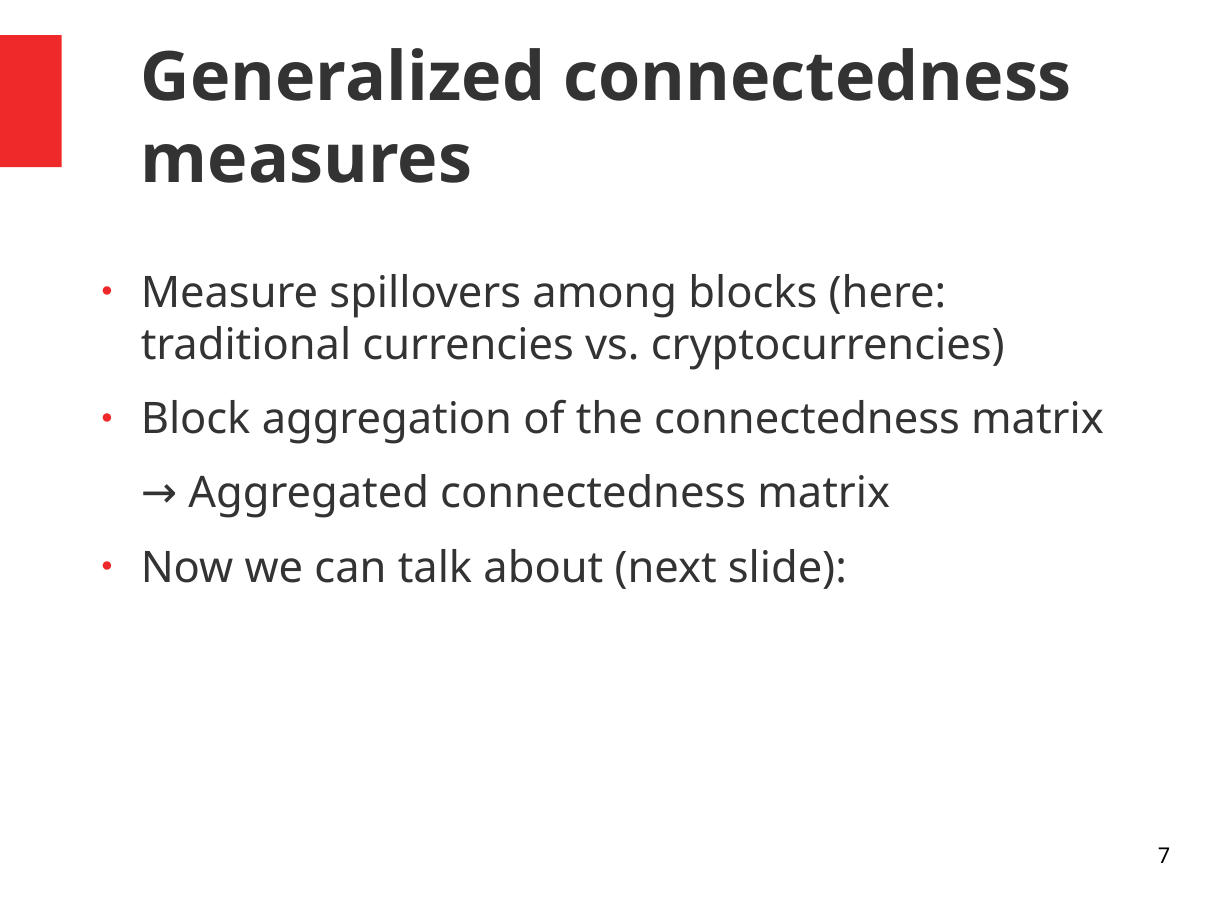
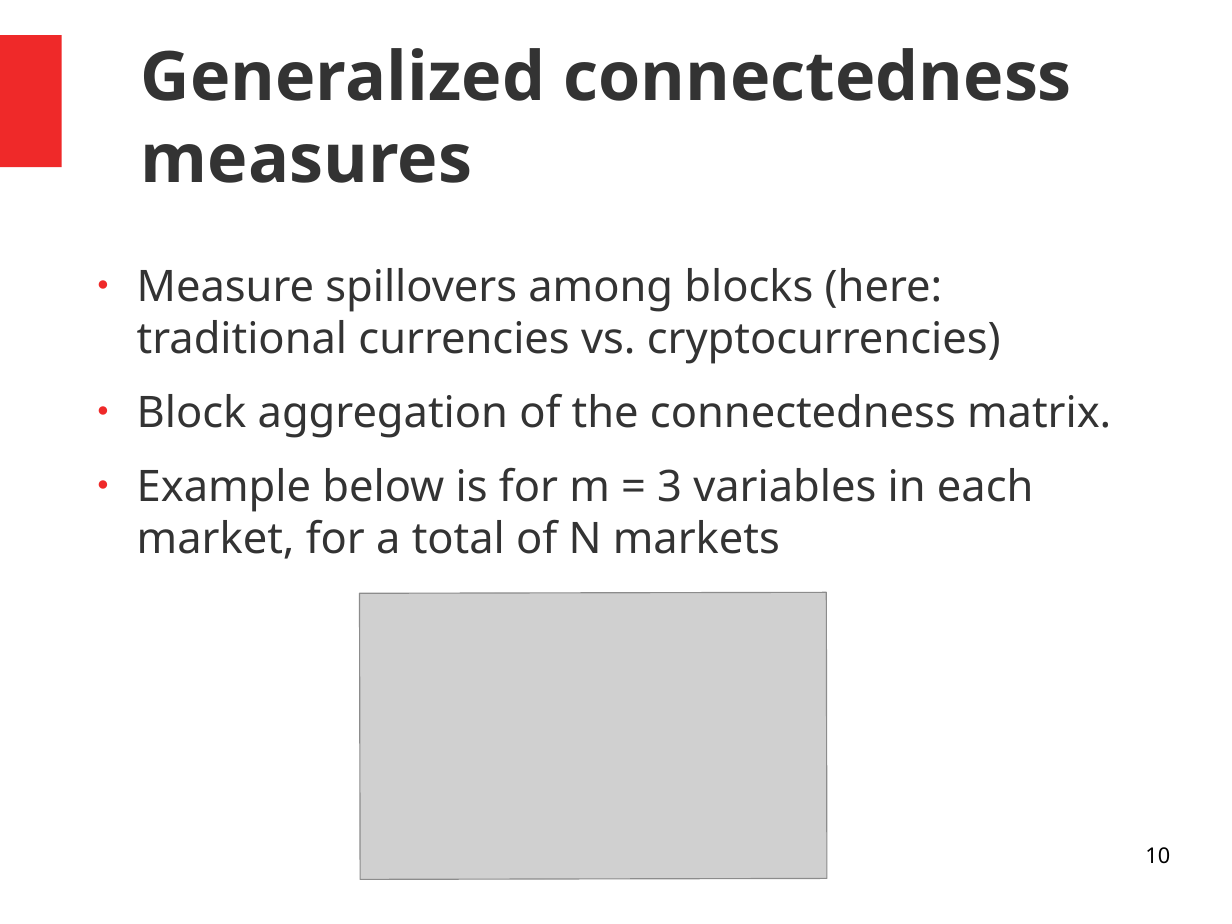
Before and after one commit to alexaoh/finance, a slide deck: slide 10 of NotesFromArticle.odp (slide 7 before the commit). Drawn at 1232x924 pixels with LibreOffice and Linux fonts; fonts in the diff are those of the drawing; grey boxes stand for pictures. Boxes give left, top, right and bottom in pixels: in the first picture for what was removed or moved away, otherwise in the second. Text is boxed around its words. In the diff, an @@ line names an element or a change of style, - is before the commit and + after.

```diff
--- a/NotesFromArticle.odp
+++ b/NotesFromArticle.odp
@@ text at <box>137,393,1111,559</box>: text changed @@
-● Block aggregation of the connectedness matrix
-→ Aggregated connectedness matrix
-● Now we can talk about (next slide):
+● Block aggregation of the connectedness matrix.
+● Example below is for m = 3 variables in each market, for a total of N markets
@@ picture added at <box>360,592,828,879</box> @@
@@ page number at <box>1145,847,1170,864</box>: text changed @@
-7
+10
```
Also in this commit, not shown: 5 other slides changed, 6 slides added, 3 other files.
